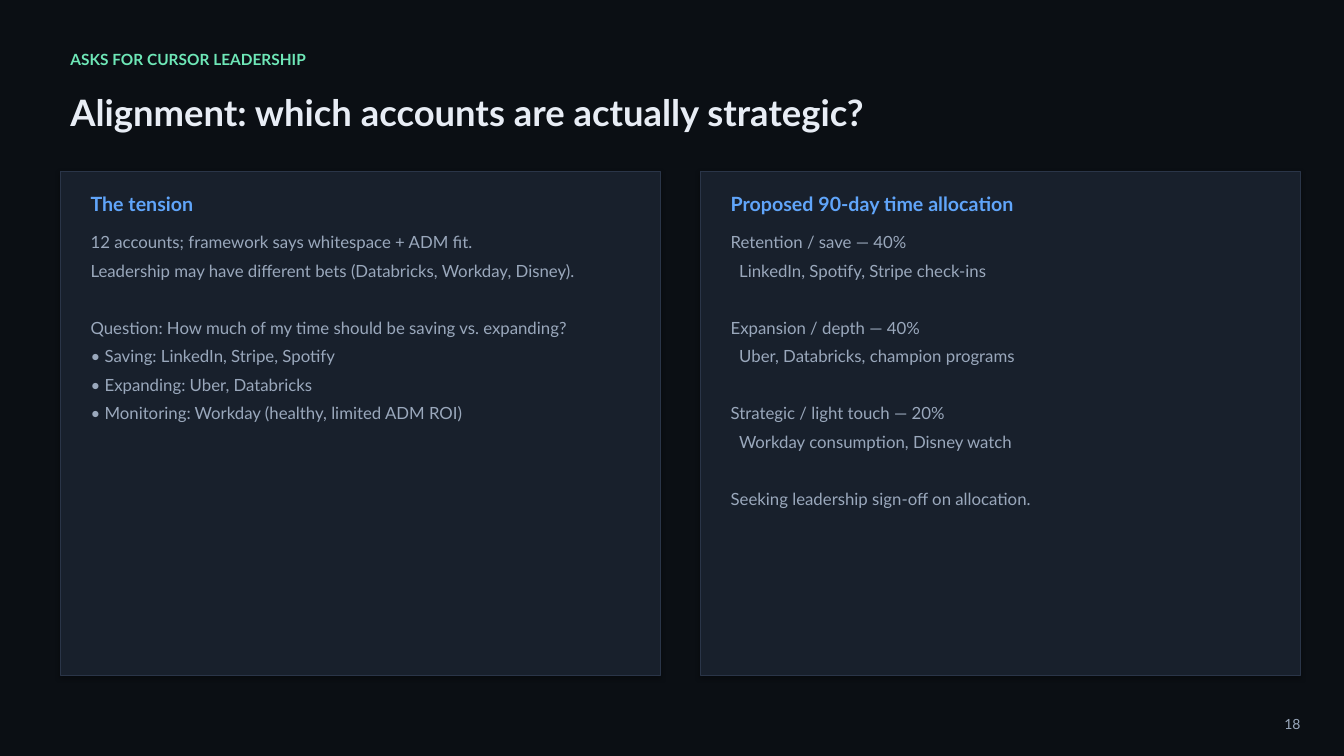
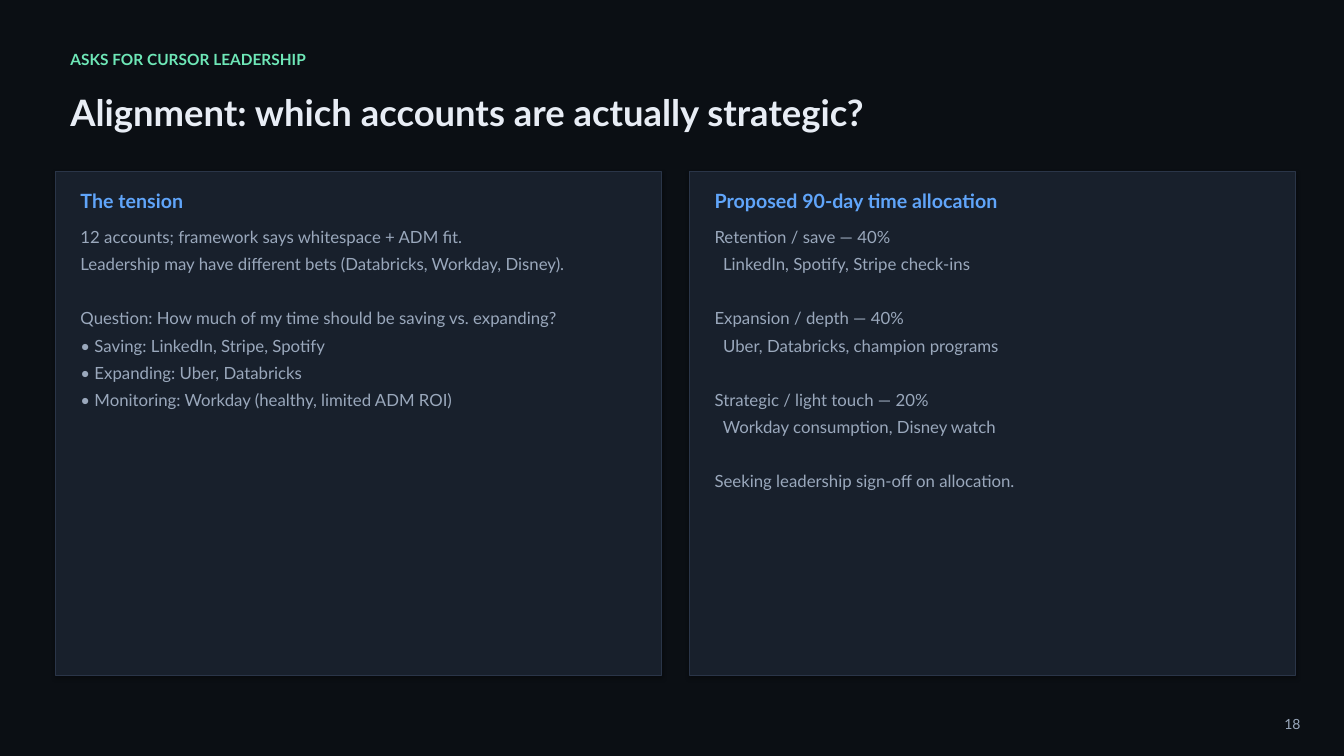
Before and after one commit to gsmith432/DEMO-blender, a slide deck: slide 18 of ebr-interview-deck/Executive_Business_Review_ADM_Interview.pptx. Drawn at 1344x756 pixels with LibreOffice and Linux fonts; fonts in the diff are those of the drawing. Boxes give left, top, right and bottom in pixels: in the first picture for what was removed or moved away, otherwise in the second. Text is boxed around its words. In the diff, an @@ line names an element or a change of style, - is before the commit and + after.

```diff
--- a/ebr-interview-deck/Executive_Business_Review_ADM_Interview.pptx
+++ b/ebr-interview-deck/Executive_Business_Review_ADM_Interview.pptx
@@ rectangle: place and size @@
-rectangle at (60, 171, 660, 676)
+rectangle at (55, 171, 661, 676)
@@ rectangle: place and size @@
-rectangle at (701, 171, 1301, 676)
+rectangle at (690, 171, 1296, 676)
@@ text "The tension": place and size @@
-text "The tension" at (91, 196, 193, 211)
+text "The tension" at (80, 193, 183, 208)
@@ text "Proposed 90-day time allocation": place and size @@
-text "Proposed 90-day time allocation" at (731, 196, 1013, 215)
+text "Proposed 90-day time allocation" at (715, 193, 997, 212)
@@ text "12 accounts; framework says whitespace ...": place and size @@
-text "12 accounts; framework says whitespace ..." at (91, 235, 575, 422)
+text "12 accounts; framework says whitespace ..." at (80, 230, 565, 409)
@@ text "12 accounts; framework says whitespace ..." at (80, 230, 565, 409): less space between paragraphs @@
@@ text "Retention / save — 40%" at (715, 231, 1014, 490): less space between paragraphs @@
@@ text "Retention / save — 40%": place and size @@
-text "Retention / save — 40%" at (731, 236, 1030, 508)
+text "Retention / save — 40%" at (715, 231, 1014, 490)
```
Also in this commit, not shown: 9 other slides changed, 4 slides added, 4 slides removed, 1 other file.
